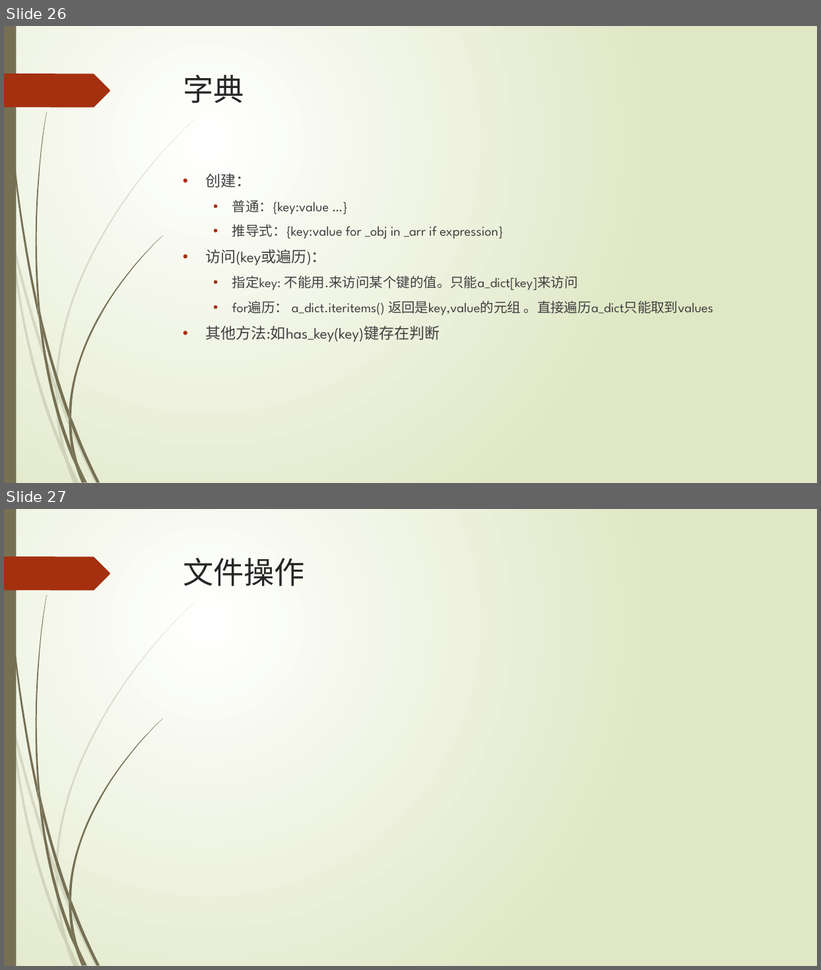
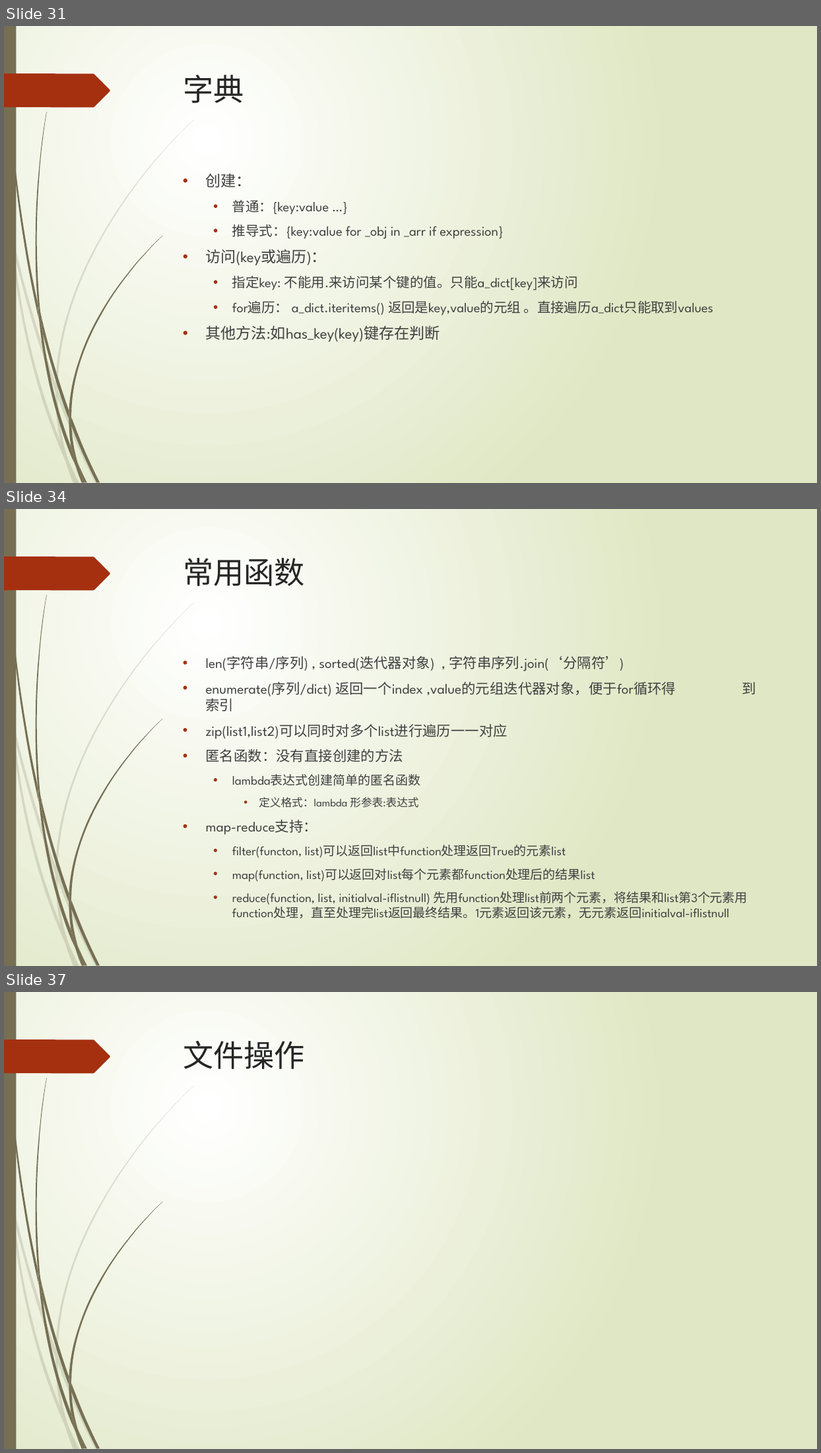
Before and after one commit to lspgithublxh/document, a slide deck: 编程语言/python/Python基础入门知识分享.pptx. Shown one above the other, each under a label of ours: slides 26 and 27 before the commit, slides 31, 34 and 37 after it; the slides between them are not shown. The pictures are 821x970 and 821x1453 pixels, drawn with LibreOffice and Linux fonts; fonts in the diff are those of the drawing. Boxes give left, top, right and bottom in pixels: in the first picture for what was removed or moved away, otherwise in the second. Text is boxed around its words. In the diff, an @@ line names an element or a change of style, - is before the commit and + after.

```diff
--- a/编程语言/python/Python基础入门知识分享.pptx
+++ b/编程语言/python/Python基础入门知识分享.pptx
@@ slide 34 added at [4, 509, 817, 966], background gradient #FFFFFF to #DFE8C4; not listed: 24 template elements that a slide beside it also shows @@
@@ title added at [183, 558, 305, 586], 36 pt, text #262626 @@
+常用函数
@@ text added at [206, 656, 748, 919], 14.8 pt, text #404040 @@
+• len(字符串/序列) , sorted(迭代器对象) , 字符串序列.join(‘分隔符’)
+• enumerate(序列/dict) 返回一个index ,value的元组迭代器对象，便于for循环得 到索引
+• zip(list1,list2)可以同时对多个list进行遍历一一对应
+• 匿名函数：没有直接创建的方法
+  • lambda表达式创建简单的匿名函数
+    • 定义格式：lambda 形参表:表达式
+• map-reduce支持：
+  • filter(functon, list)可以返回list中function处理返回True的元素list
+  • map(function, list)可以返回对list每个元素都function处理后的结果list
+  • reduce(function, list, initialval-iflistnull) 先用function处理list前两个元素，将结果和list第3个元素用function处理，直至处理完list返回最终结果。1元素返回该元素，无元素返回initialval-iflistnull
@@ what was slide 26 is now slide 31 @@
@@ what was slide 27 is now slide 37 @@
```
Also in this commit, not shown: 3 slides changed, 10 other slides added, 6 other files.
